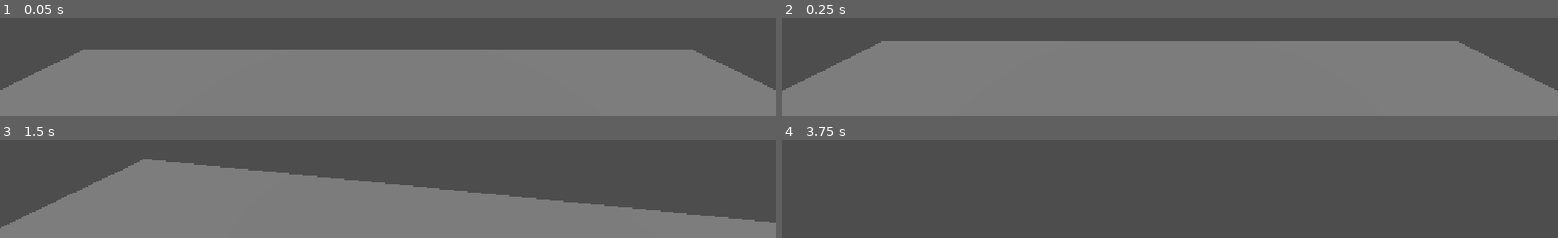
Above: before the commit, frames 1-4 (two rows, left to right).
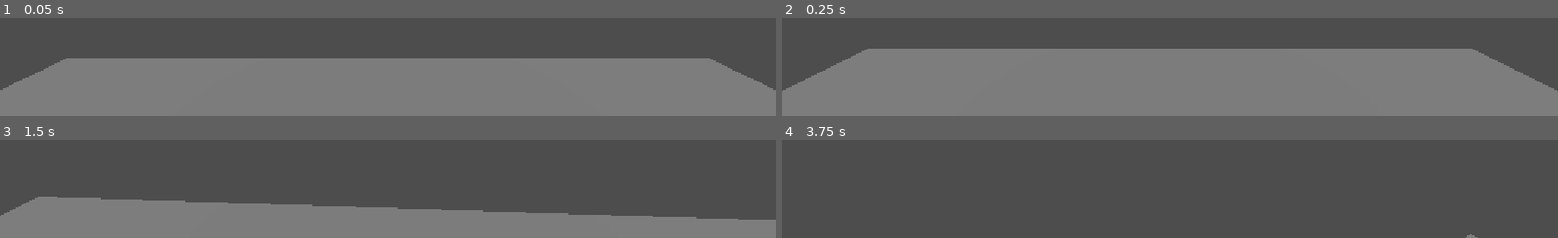
Above: after the commit, the same moments.

Repository: santiagotafur2026/ultimo-turno
Game: Godot game, scene res://main.tscn
Same seed, same stepped clock (60 frames per second), same inputs: the game is played once before the commit and once after it.
Inputs (mouse positions are in pixels of both pictures, inside the frame that each line leads up to):
- Up to frame 1 (0.05 s): no input
- Up to frame 2 (0.25 s): no input
- Up to frame 3 (1.5 s): tap Enter at 0.5 s; move the mouse to (outside the picture) at 0.52 s; hold Right mouse button (apuntar, bound only after the commit) 0.53-1.28 s; hold W (move_up) from 0.53 s (still down); move the mouse to (outside the picture) at 1.27 s; tap Shift (correr) at 1.35 s
- Up to frame 4 (3.75 s): keep holding W (move_up); right-click (outside the picture) at 1.55 s; move the mouse to (outside the picture) at 2.02 s; hold Right mouse button (apuntar, bound only after the commit) 2.03-2.78 s; tap Space at 2.75 s; move the mouse to (outside the picture) at 2.77 s; right-click (outside the picture) at 2.85 s; tap Enter at 3.5 s; move the mouse to (outside the picture) at 3.52 s; hold Shift (correr) from 3.53 s (still down)

The runs differ from the first frame. In frame 1, 7.2% of the frame differs, in the area x 3-97%, y 32-61%; in frame 2, 6.0%; in frame 3, 19%, in the area x 0-100%, y 19-91%; in frame 4, less than 0.1%.

Commit message:
Add interaction detection and panel object
Add interaction detection and panel object

Diff:
--- /dev/null
+++ b/interactuar.gd
@@ -0,0 +1,28 @@
+extends Node
+
+@onready var pj = get_parent() as CharacterBody3D
+
+func _physics_process(delta):
+	if Engine.get_physics_frames() % 30 == 0:
+		var obj = mas_cercano()
+		if obj == null:
+			print("no hay nada en el grupo interactivos")
+		else:
+			var d = snappedf(distancia_a(obj), 0.01)
+			print("más cercano: ", obj.name, " a ", d, " m")
+
+func mas_cercano():
+	var mejor = null
+	for obj in get_tree().get_nodes_in_group("interactivos"):
+		if mejor == null or distancia_a(obj) < distancia_a(mejor):
+			mejor = obj
+	return mejor
+
+func distancia_a(obj):
+	# Verificamos que ambos tengan posición global (que sean 3D)
+	if not pj is Node3D or not obj is Node3D:
+		return 9999.0 # Si no es 3D, lo mandamos lejos para que no lo elija
+
+	var a = Vector2(pj.global_position.x, pj.global_position.z)
+	var b = Vector2(obj.global_position.x, obj.global_position.z)
+	return a.distance_to(b)
--- a/main.tscn
+++ b/main.tscn
@@ -3,6 +3,8 @@
 [ext_resource type="Script" uid="uid://bk2r7qus8smkx" path="res://main.gd" id="1_ig7tw"]
 [ext_resource type="Script" uid="uid://dfqesq0cjixqx" path="res://personaje.gd" id="2_0xm2m"]
 [ext_resource type="Script" uid="uid://c3qoojeln7dde" path="res://camara_primera.gd" id="2_h2yge"]
+[ext_resource type="Script" uid="uid://c5toiubar7f8n" path="res://interactuar.gd" id="4_lquwl"]
+[ext_resource type="Script" uid="uid://b0v53mngbfnx8" path="res://panel.gd" id="5_7mycd"]
 
 [sub_resource type="BoxShape3D" id="BoxShape3D_uxa2c"]
 size = Vector3(30, 1, 30)
@@ -37,6 +39,10 @@
 &"sprint": SubResource("Animation_ig7tw"),
 &"walk": SubResource("Animation_0xm2m")
 }
+
+[sub_resource type="BoxMesh" id="BoxMesh_r6318"]
+
+[sub_resource type="BoxShape3D" id="BoxShape3D_bn13o"]
 
 [node name="Main" type="Node3D" unique_id=1245618563]
 script = ExtResource("1_ig7tw")
@@ -75,8 +81,24 @@
 transform = Transform3D(-1, 0, -8.742278e-08, 0, 1, 0, 8.742278e-08, 0, -1, 0, 0, 0)
 
 [node name="MeshInstance3D" type="MeshInstance3D" parent="Personaje/Modelo" unique_id=83264983]
-transform = Transform3D(1, 0, 0, 0, 1, 0, 0, 0, 1, -0.58131355, -3.6342807, -0.96136624)
+transform = Transform3D(1, 0, 0, 0, 1, 0, 0, 0, 1, -0.58131355, -4.20942, -0.96136624)
 mesh = SubResource("CapsuleMesh_uxa2c")
 
 [node name="AnimationPlayer" type="AnimationPlayer" parent="Personaje/Modelo" unique_id=1329586828]
 libraries/ = SubResource("AnimationLibrary_h2yge")
+
+[node name="Interactuar" type="Node" parent="Personaje" unique_id=843318033]
+script = ExtResource("4_lquwl")
+
+[node name="panel" type="StaticBody3D" parent="." unique_id=616691987 groups=["interactivos"]]
+script = ExtResource("5_7mycd")
+
+[node name="MeshInstance3D" type="MeshInstance3D" parent="panel" unique_id=497206547]
+process_thread_group = 2
+process_thread_group_order = 0
+process_thread_messages = 0
+transform = Transform3D(1, 0, 0, 0, 1, 0, 0, 0, 1, 1.6379927, -0.18372798, 1.456602)
+mesh = SubResource("BoxMesh_r6318")
+
+[node name="CollisionShape3D" type="CollisionShape3D" parent="panel" unique_id=1199224444]
+shape = SubResource("BoxShape3D_bn13o")
--- /dev/null
+++ b/panel.gd
@@ -0,0 +1,7 @@
+extends Node3D
+var calor = 100.0
+
+func enfriar(delta):
+	calor -= 5.0 * delta
+	if calor < 0:
+		calor = 0
--- a/project.godot
+++ b/project.godot
@@ -20,6 +20,14 @@
 window/stretch/mode="canvas_items"
 window/stretch/aspect="expand"
 
+[input]
+
+apuntar={
+"deadzone": 0.2,
+"events": [Object(InputEventMouseButton,"resource_local_to_scene":false,"resource_name":"","device":-1,"window_id":0,"alt_pressed":false,"shift_pressed":false,"ctrl_pressed":false,"meta_pressed":false,"button_mask":2,"position":Vector2(303, 16),"global_position":Vector2(312, 64),"factor":1.0,"button_index":2,"canceled":false,"pressed":true,"double_click":false,"script":null)
+]
+}
+
 [physics]
 
 3d/physics_engine="Jolt Physics"
Not shown, added: interactuar.gd.uid
Not shown, added: panel.gd.uid
